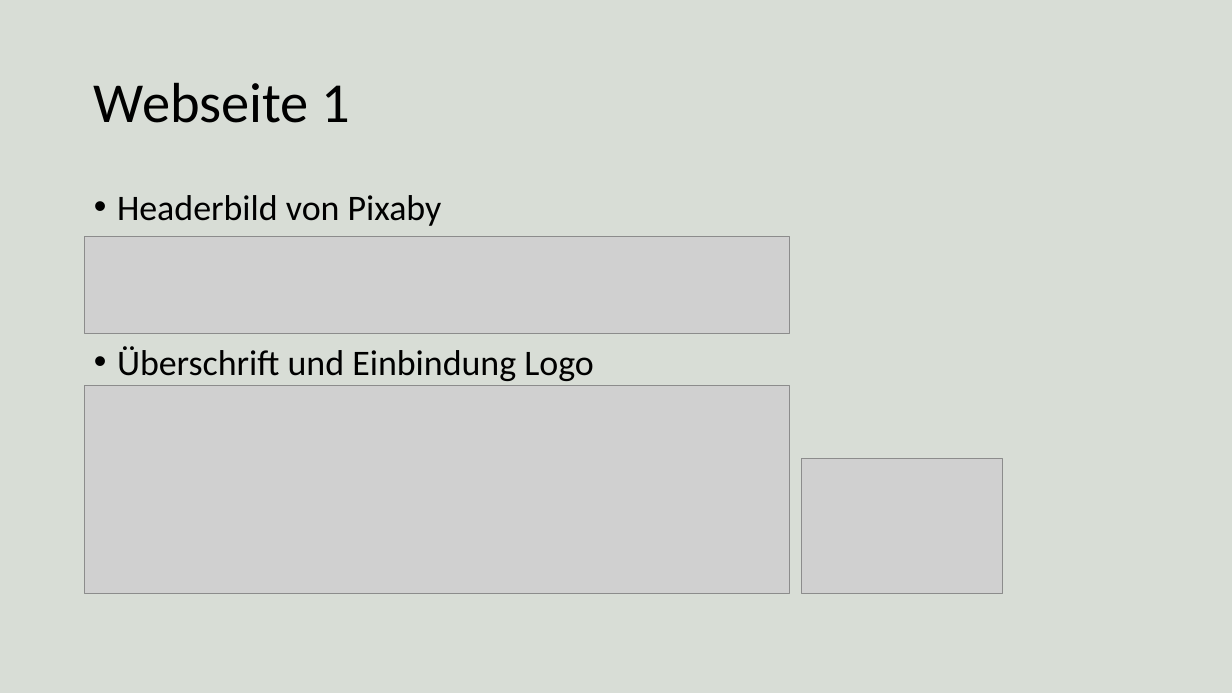
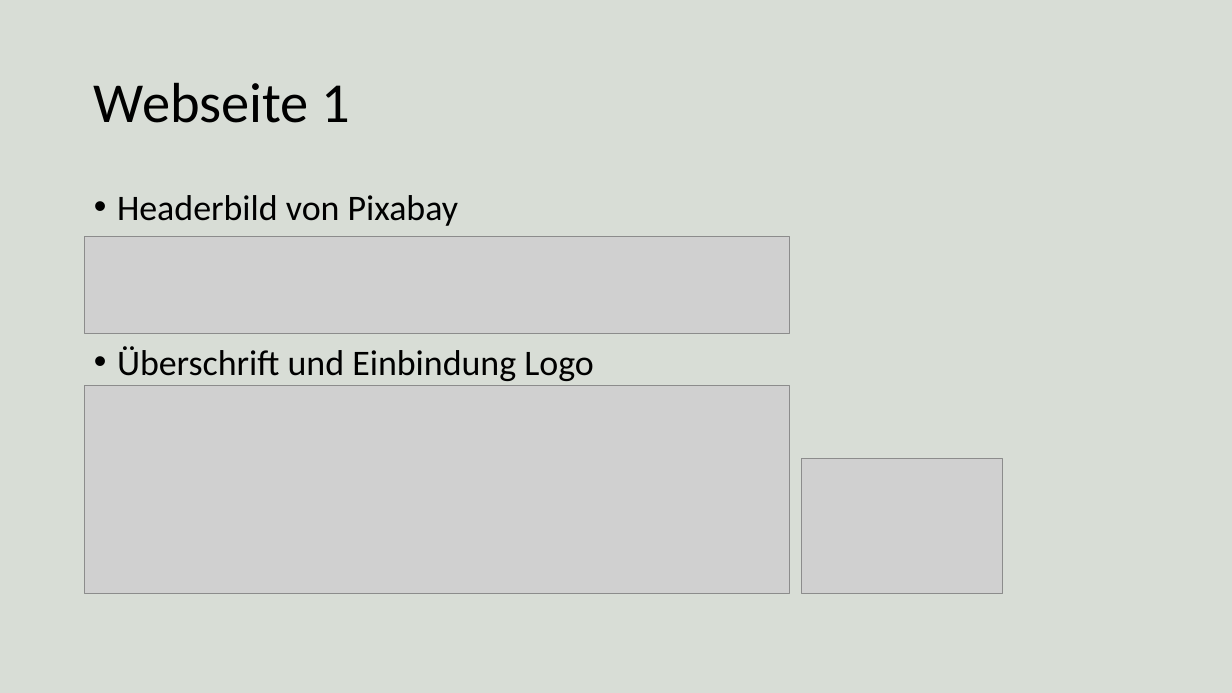
Before and after one commit to MoTouLaTirol/MoTouLaTirol.github.io, a slide deck: slide 5 of folien.pptx. Drawn at 1232x693 pixels with LibreOffice and Linux fonts; fonts in the diff are those of the drawing; grey boxes stand for pictures. Boxes give left, top, right and bottom in pixels: in the first picture for what was removed or moved away, otherwise in the second. Text is boxed around its words. In the diff, an @@ line names an element or a change of style, - is before the commit and + after.

Commit message:
folei

```diff
--- a/folien.pptx
+++ b/folien.pptx
@@ text at <box>117,195,458,226</box>: text changed @@
-• Headerbild von Pixaby
+• Headerbild von Pixabay
```
